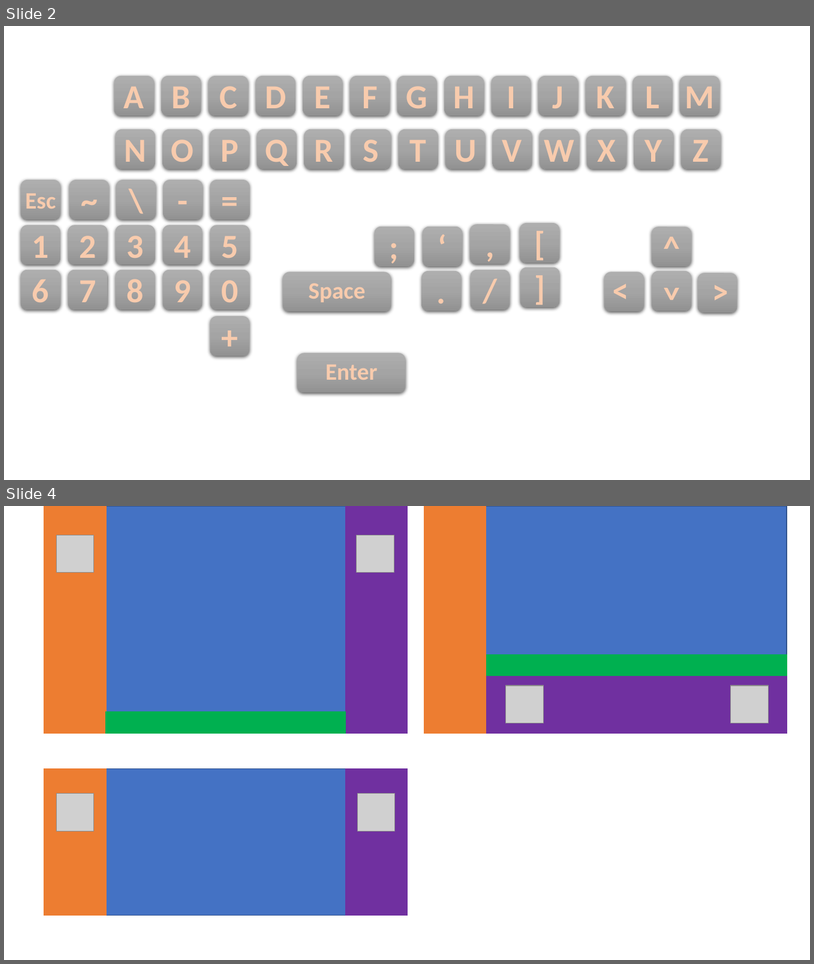
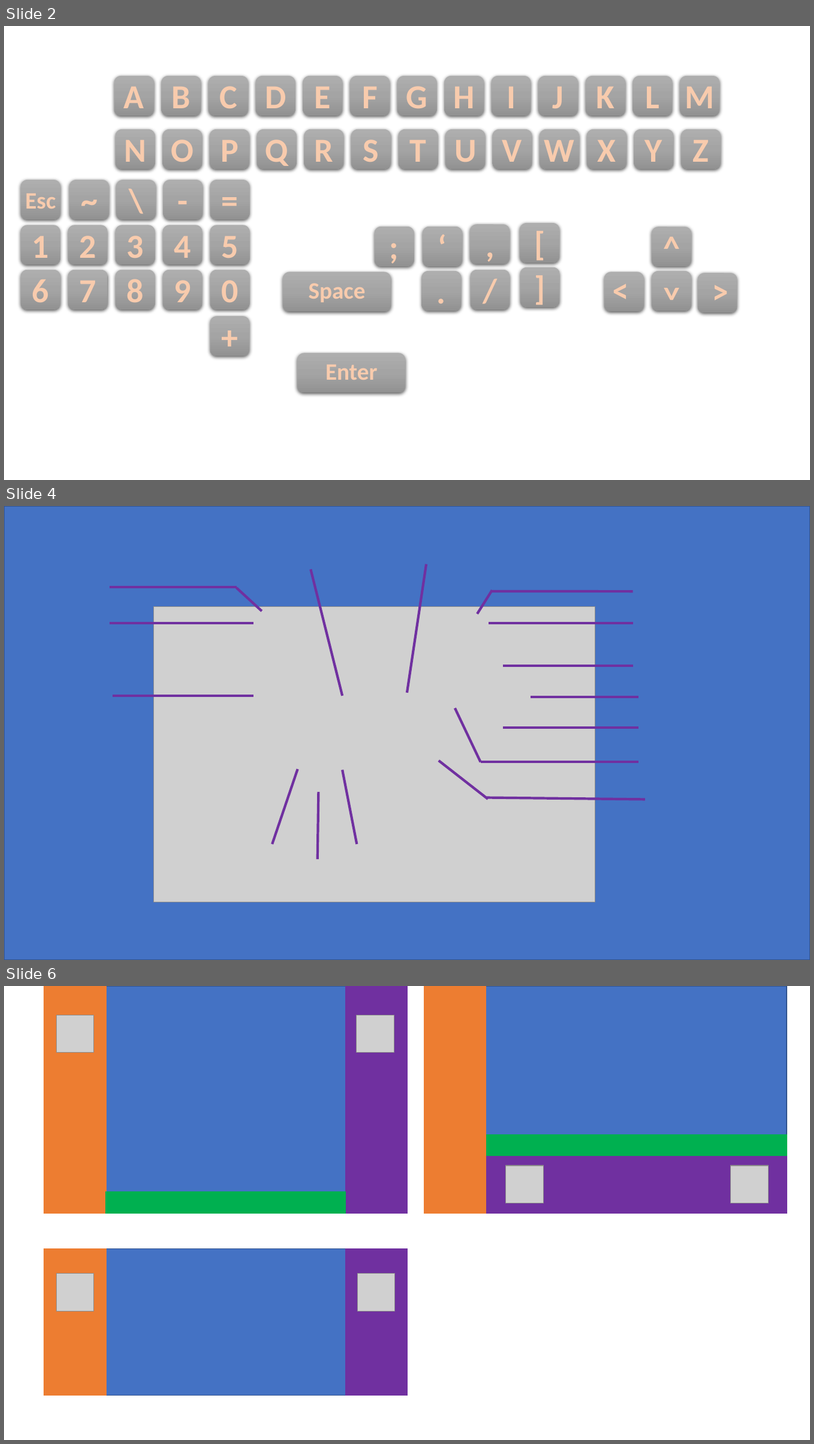
Before and after one commit to ANCrowther/BewareApp, a slide deck: Beware/Content/designs.pptx. Shown one above the other, each under a label of ours: slides 2 and 4 before the commit, slides 2, 4 and 6 after it; the slides between them are not shown. The pictures are 814x964 and 814x1444 pixels, drawn with LibreOffice and Linux fonts; fonts in the diff are those of the drawing; grey boxes stand for pictures. Boxes give left, top, right and bottom in pixels: in the first picture for what was removed or moved away, otherwise in the second. Text is boxed around its words. In the diff, an @@ line names an element or a change of style, - is before the commit and + after.

```diff
--- a/Beware/Content/designs.pptx
+++ b/Beware/Content/designs.pptx
@@ slide 4 added at (x1=4, y1=506, x2=810, y2=960), background #FFFFFF @@
@@ rectangle added at (x1=4, y1=506, x2=810, y2=960), fill #4472C4, outline #325491 1 pt @@
@@ line added from (311, 570) to (343, 696), #7030A0 3 pt @@
@@ line added from (427, 564) to (408, 693), #7030A0 3 pt @@
@@ line added from (110, 587) to (236, 587), #7030A0 3 pt @@
@@ line added from (236, 588) to (262, 611), #7030A0 3 pt @@
@@ line added from (477, 613) to (492, 590), #7030A0 3 pt @@
@@ line added from (492, 591) to (633, 591), #7030A0 3 pt @@
@@ picture added at (x1=153, y1=606, x2=595, y2=901) @@
@@ line added from (110, 624) to (254, 624), #7030A0 3 pt @@
@@ line added from (489, 624) to (633, 624), #7030A0 3 pt @@
@@ line added from (503, 666) to (633, 666), #7030A0 3 pt @@
@@ line added from (112, 696) to (254, 696), #7030A0 3 pt @@
@@ line added from (531, 697) to (639, 697), #7030A0 3 pt @@
@@ line added from (455, 708) to (481, 762), #7030A0 3 pt @@
@@ line added from (503, 727) to (639, 727), #7030A0 3 pt @@
@@ line added from (298, 769) to (273, 844), #7030A0 3 pt @@
@@ line added from (343, 770) to (357, 844), #7030A0 3 pt @@
@@ line added from (439, 760) to (488, 799), #7030A0 3 pt @@
@@ line added from (481, 762) to (639, 762), #7030A0 3 pt @@
@@ line added from (318, 792) to (318, 859), #7030A0 3 pt @@
@@ line added from (488, 798) to (645, 799), #7030A0 3 pt @@
@@ what was slide 4 is now slide 6 @@
```
Also in this commit, not shown: 1 slide changed, 1 other slide added, 28 other files.
